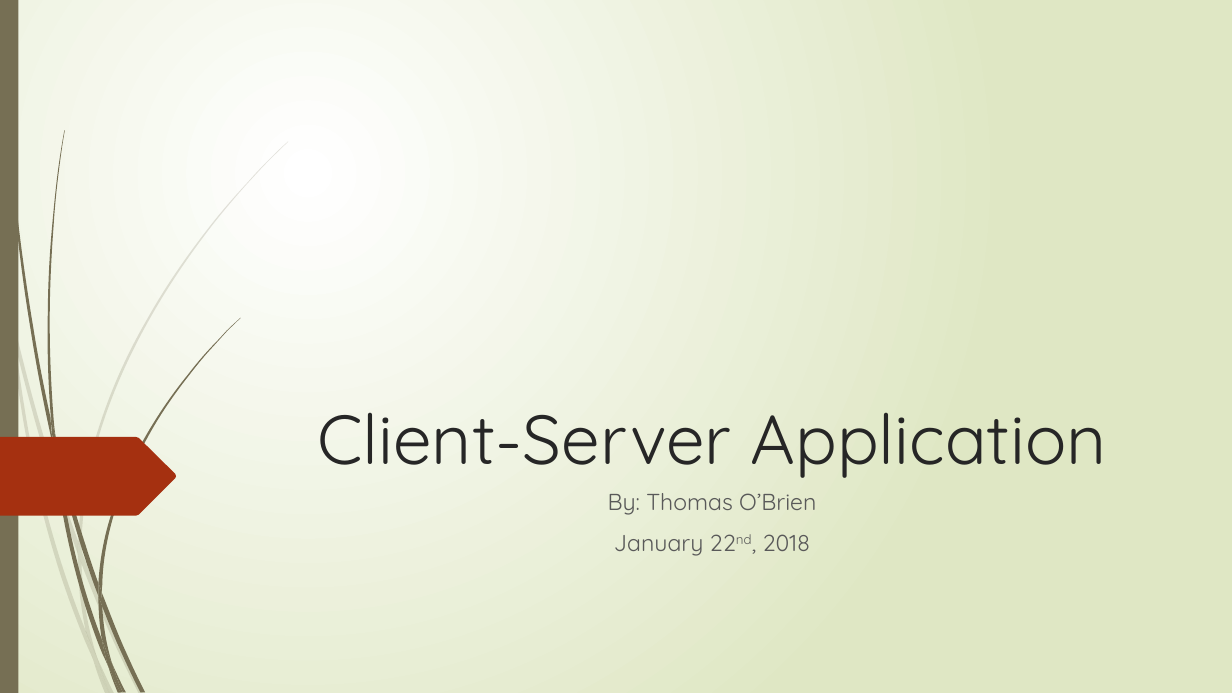
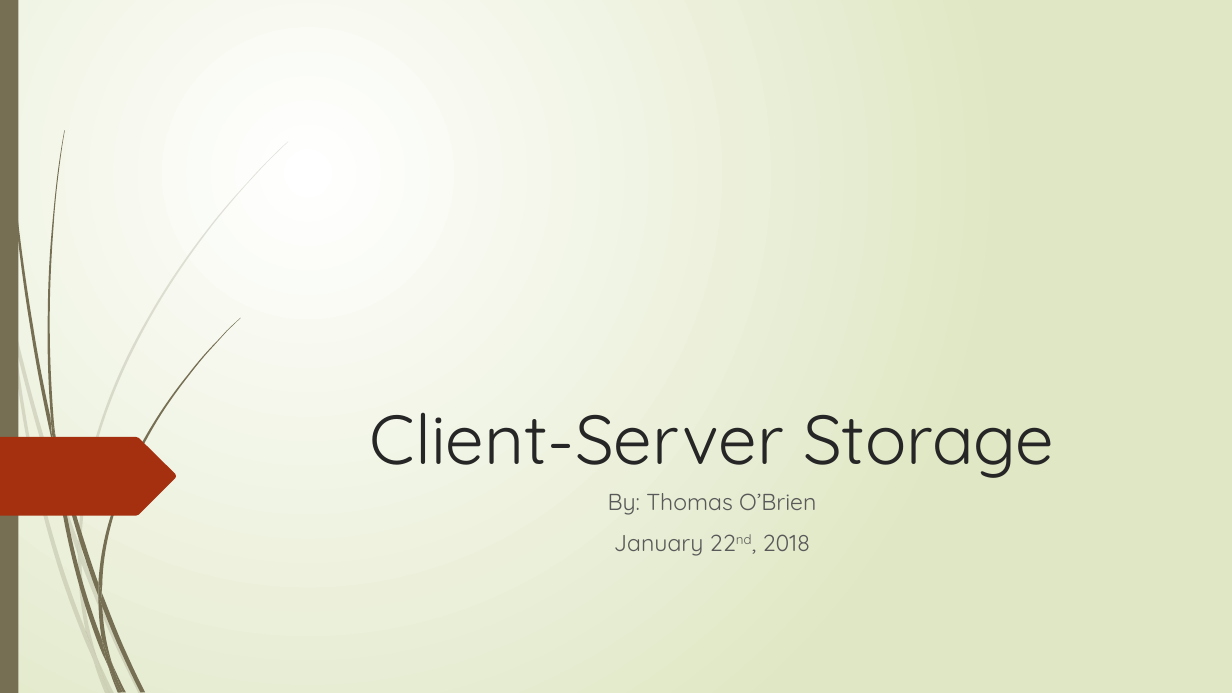
Before and after one commit to obrienthomas13/client-server-application, a slide deck: slide 1 of documents/proposal_presentation.pptx. Drawn at 1232x693 pixels with LibreOffice and Linux fonts; fonts in the diff are those of the drawing. Boxes give left, top, right and bottom in pixels: in the first picture for what was removed or moved away, otherwise in the second. Text is boxed around its words. In the diff, an @@ line names an element or a change of style, - is before the commit and + after.

```diff
--- a/documents/proposal_presentation.pptx
+++ b/documents/proposal_presentation.pptx
@@ title at box(370, 413, 1054, 478): text changed @@
-Client-Server Application
+Client-Server Storage
```
Also in this commit, not shown: 4 slides added, 5 other files.
